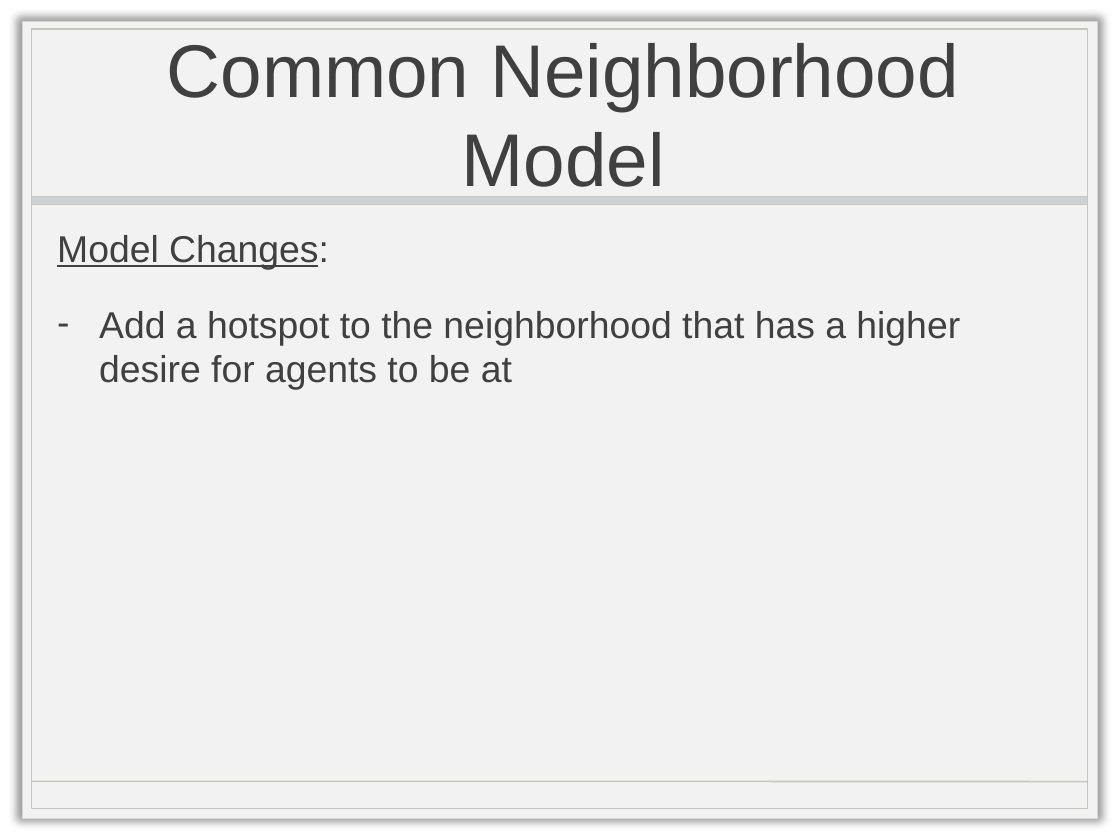
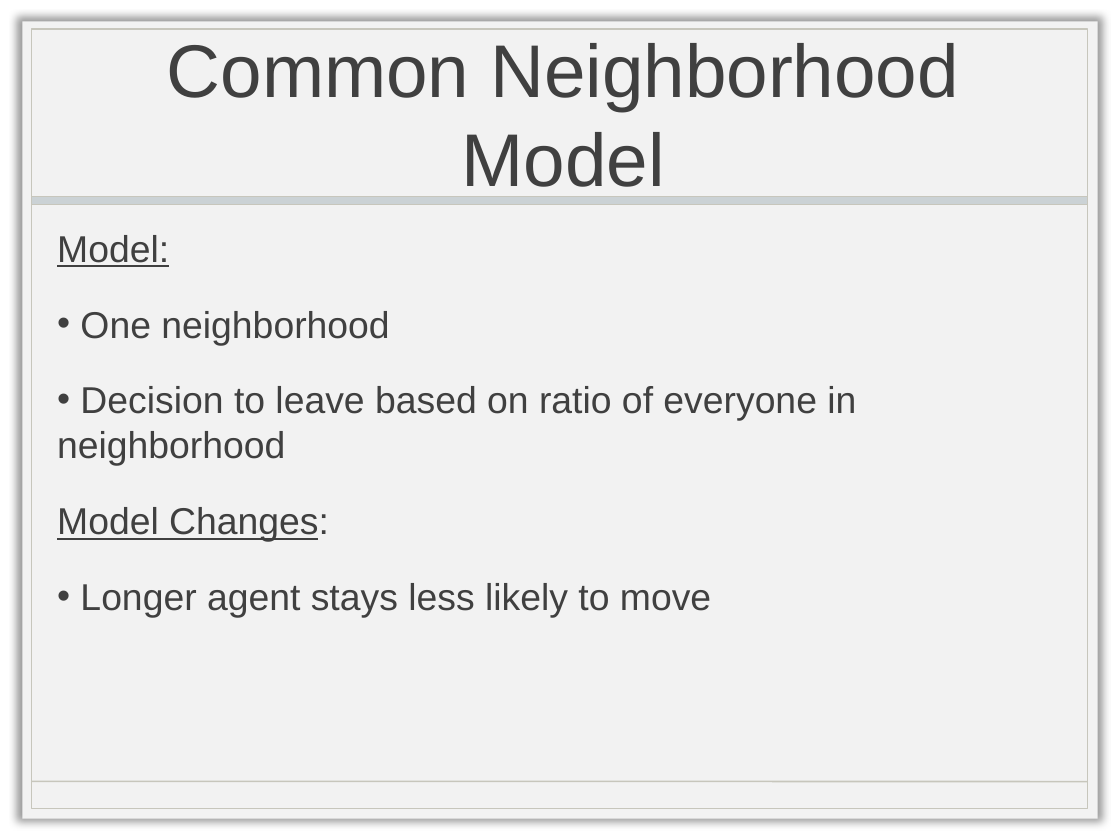
Before and after one commit to chathika/CAP6675HW2, a slide deck: slide 6 of CAP6675_HW2_Presentation.pptx. Drawn at 1120x840 pixels with LibreOffice and Linux fonts; fonts in the diff are those of the drawing; background and template pictures are left out. Boxes give left, top, right and bottom in pixels: in the first picture for what was removed or moved away, otherwise in the second. Text is boxed around its words. In the diff, an @@ line names an element or a change of style, - is before the commit and + after.

```diff
--- a/CAP6675_HW2_Presentation.pptx
+++ b/CAP6675_HW2_Presentation.pptx
@@ text at <box>57,235,856,466</box>: paragraphs added @@
+Model:
+• One neighborhood
+• Decision to leave based on ratio of everyone in neighborhood
@@ text at <box>80,583,711,618</box>: text changed @@
-– Add a hotspot to the neighborhood that has a higher desire for agents to be at
+• Longer agent stays less likely to move
```
Also in this commit, not shown: 2 other slides changed.
